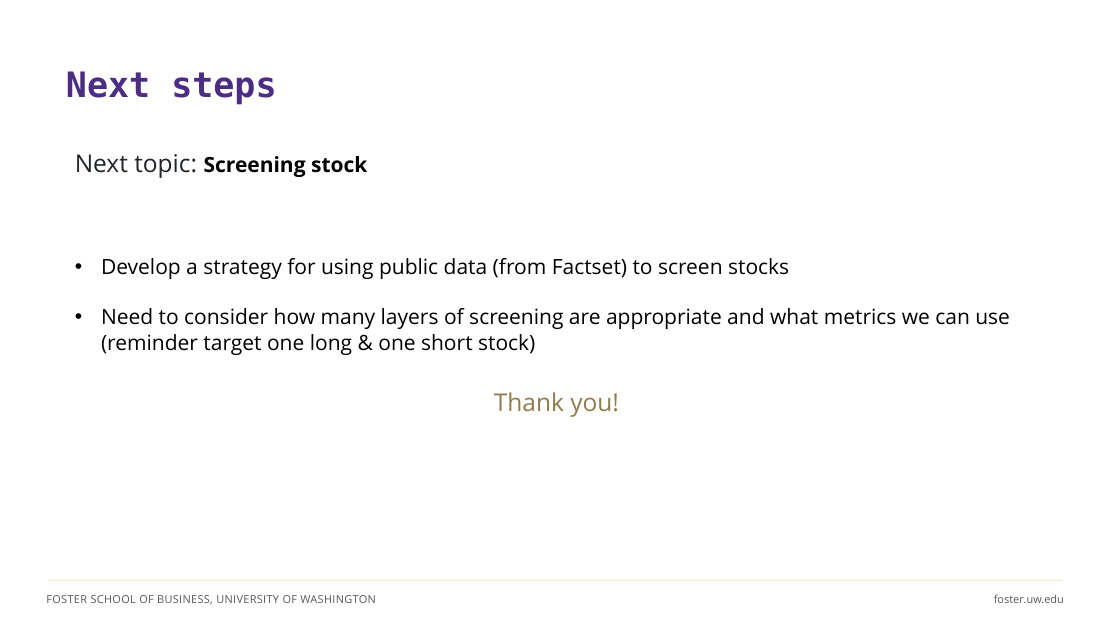
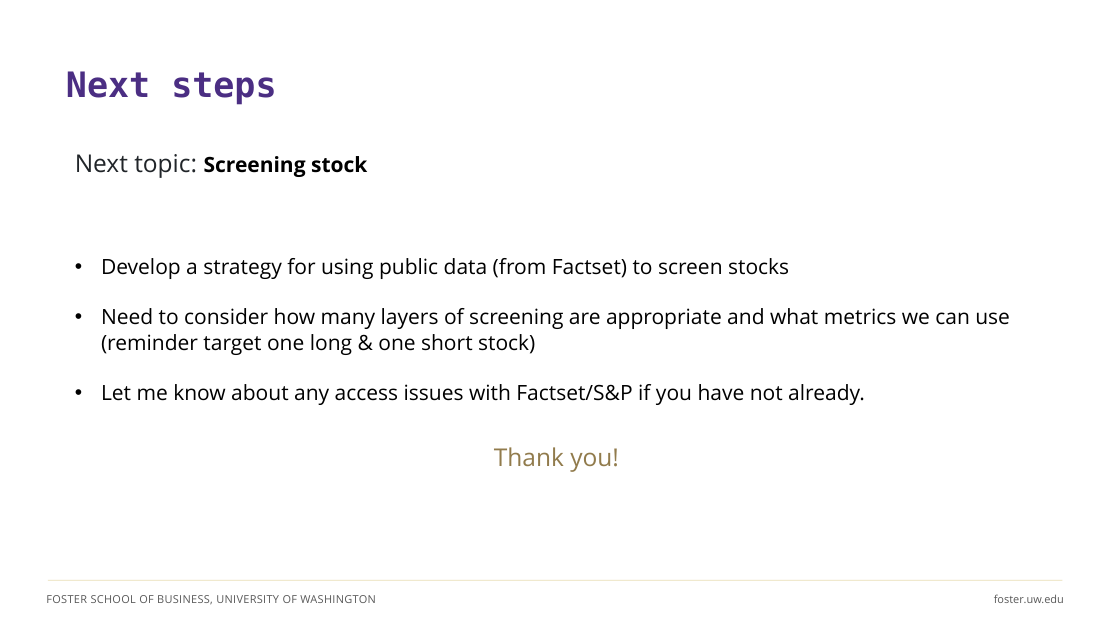
Before and after one commit to ashercurtis/slides.io, a slide deck: slide 15 of ACCTG522/ACCTG522Class08_2026.pptx (slide 14 before the commit). Drawn at 1120x630 pixels with LibreOffice and Linux fonts; fonts in the diff are those of the drawing. Boxes give left, top, right and bottom in pixels: in the first picture for what was removed or moved away, otherwise in the second. Text is boxed around its words. In the diff, an @@ line names an element or a change of style, - is before the commit and + after.

```diff
--- a/ACCTG522/ACCTG522Class08_2026.pptx
+++ b/ACCTG522/ACCTG522Class08_2026.pptx
@@ text at (101, 384, 865, 405): paragraph added @@
+• Let me know about any access issues with Factset/S&P if you have not already.
@@ text "Thank you!": place and size @@
-text "Thank you!" at (494, 392, 619, 417)
+text "Thank you!" at (494, 447, 619, 472)
```
Also in this commit, not shown: 1 other slide changed, 1 slide added.
